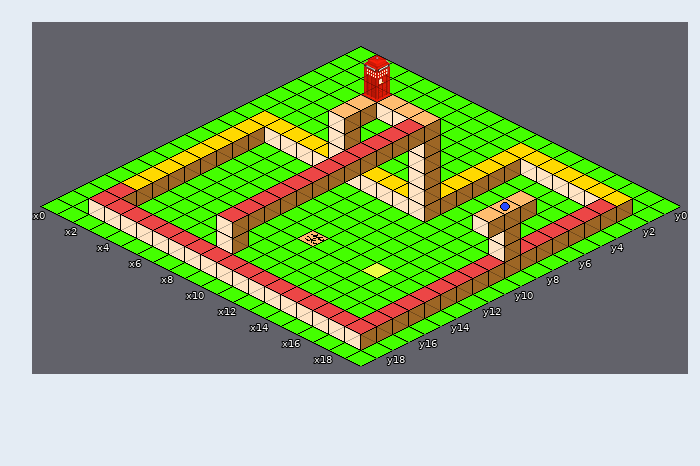
A Tiled map (JSON) gets an edit: src/res/maps/level2.json. The first picture shows the starting point.
Cells are 32x16 px. Isometric: x runs down to the right, y down to the left. Shown: x 0..19, y 0..19.
And afterwards:
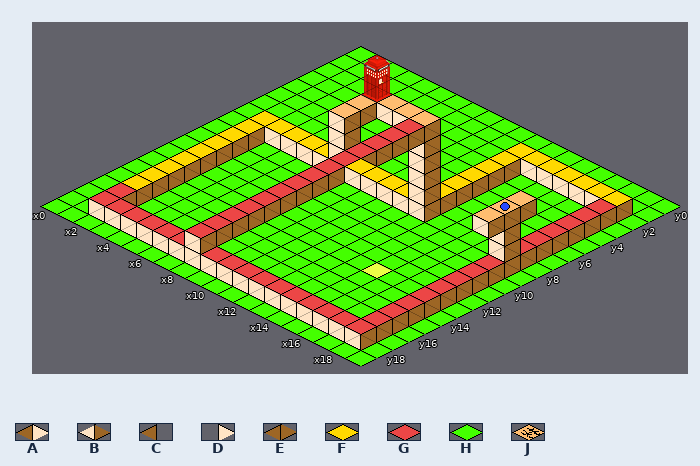
Key: from "tileset": A 1, B 2, C 3, D 5, E 7, F 19, G 33, H 240, J 241.
_ is an empty cell, . an unchanged one.
Diff:
--- layer "ground"
@@ x 10..10 @@
-13 J
+13 H
@@ x 8..8 @@
-16 J
+16 H
--- layer "button_layer"
@@ x 6..7 @@
- 7 B_
- 8 ._
+ 7 GF
+ 8 .A
@@ x 6..7 @@
-15 __
-16 __
-17 __
+15 GE
+16 GE
+17 DB
--- layer "red_layer" (removed)
@@ x 6..7 @@
- 7 GE
- 8 .E
+ 7 __
+ 8 ._
@@ x 6..8 @@
-15 DBC
-16 .DB
+15 ___
+16 .__
